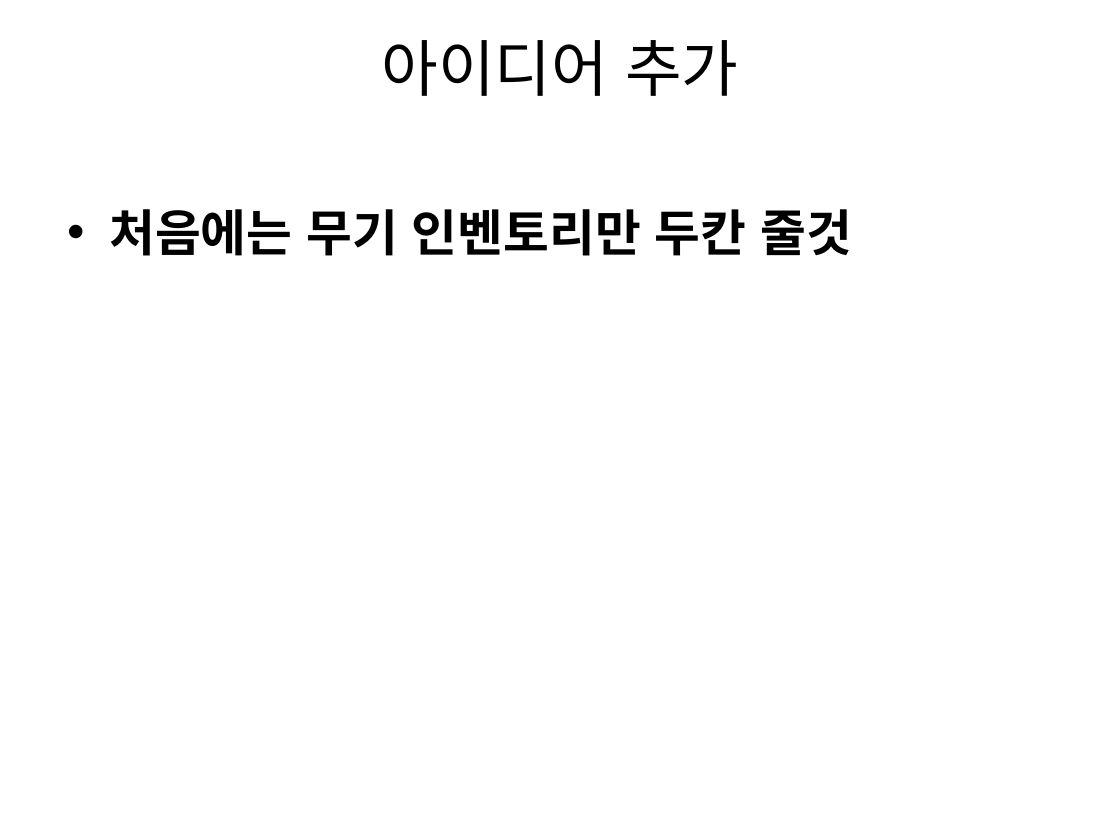
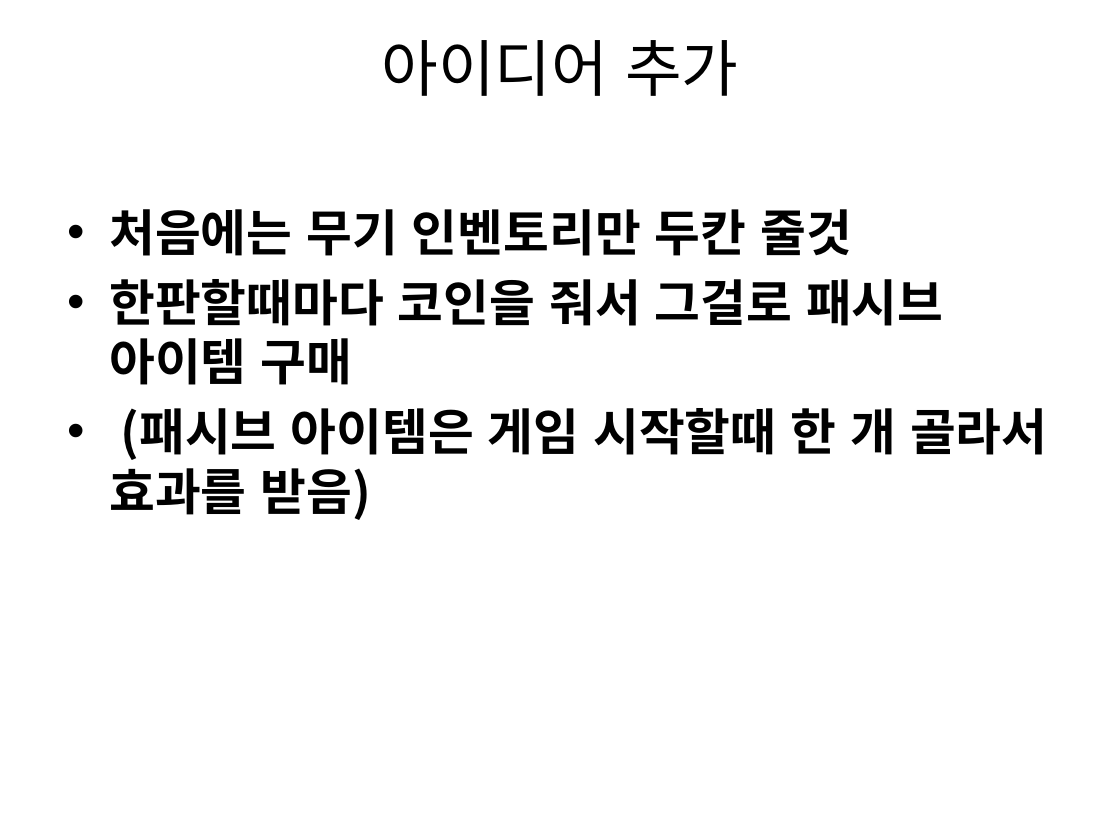
Before and after one commit to gkdlgndpdu/EscapeJail, a slide deck: slide 28 of EscapeJail/Assets/기획/스테이지1기획.pptx (slide 27 before the commit). Drawn at 1120x840 pixels with LibreOffice and Linux fonts; fonts in the diff are those of the drawing. Boxes give left, top, right and bottom in pixels: in the first picture for what was removed or moved away, otherwise in the second. Text is boxed around its words. In the diff, an @@ line names an element or a change of style, - is before the commit and + after.

Commit message:
기획추가 씬정리

```diff
--- a/EscapeJail/Assets/기획/스테이지1기획.pptx
+++ b/EscapeJail/Assets/기획/스테이지1기획.pptx
@@ text at box(109, 279, 1047, 520): paragraphs added @@
+• 한판할때마다 코인을 줘서 그걸로 패시브 아이템 구매
+• (패시브 아이템은 게임 시작할때 한 개 골라서 효과를 받음)
```
Also in this commit, not shown: 1 other slide changed, 1 slide added, 14 other files.
